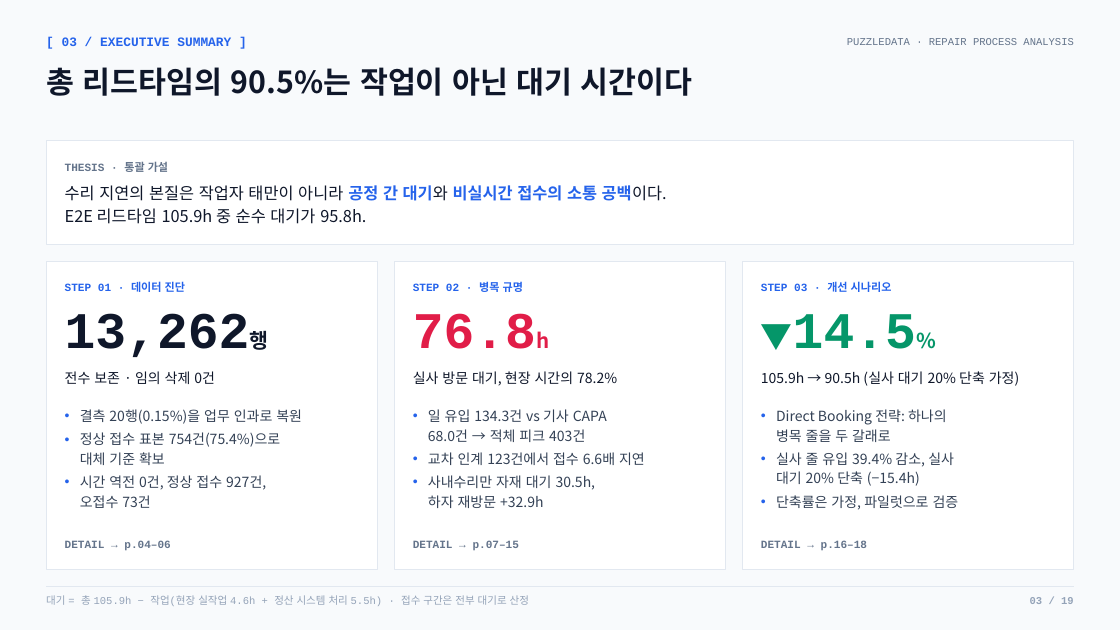
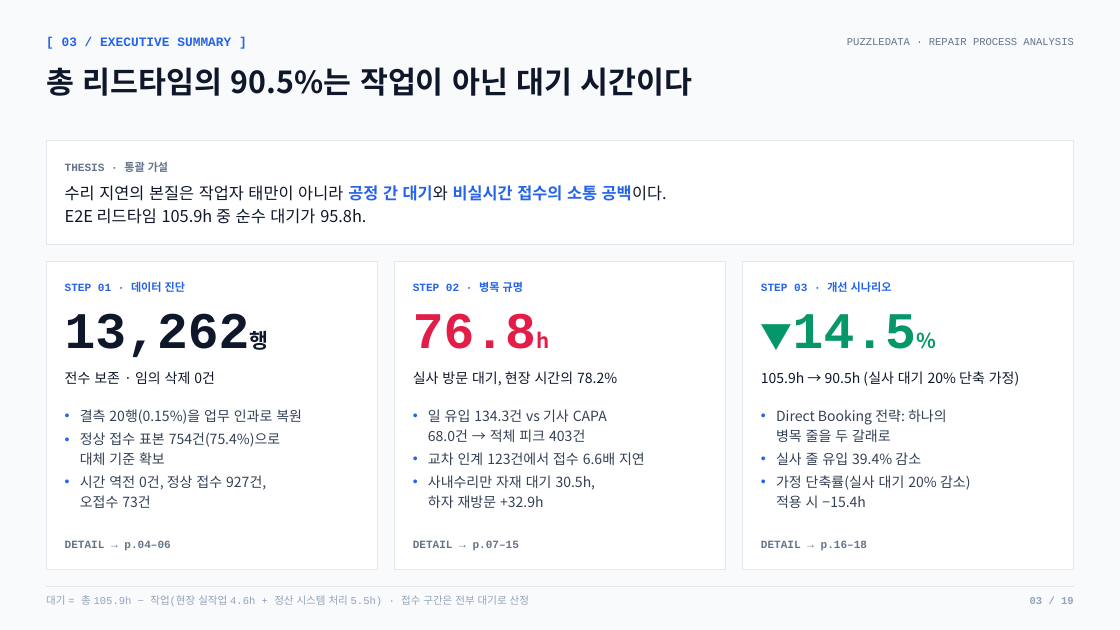
Before and after one commit to nus1245/puzzle_data, a slide deck: slide 3 of outputs/pptx/puzzledata_repair_report.pptx. Drawn at 1120x630 pixels with LibreOffice and Linux fonts; fonts in the diff are those of the drawing. Boxes give left, top, right and bottom in pixels: in the first picture for what was removed or moved away, otherwise in the second. Text is boxed around its words. In the diff, an @@ line names an element or a change of style, - is before the commit and + after.

```diff
--- a/outputs/pptx/puzzledata_repair_report.pptx
+++ b/outputs/pptx/puzzledata_repair_report.pptx
@@ text at (776,452,970,508): text changed @@
-• 실사 줄 유입 39.4% 감소, 실사
-  대기 20% 단축 (−15.4h)
-• 단축률은 가정, 파일럿으로 검증
+• 실사 줄 유입 39.4% 감소
+• 가정 단축률(실사 대기 20% 감소)
+  적용 시 −15.4h
```
Also in this commit, not shown: 2 other slides changed, 3 other files.
